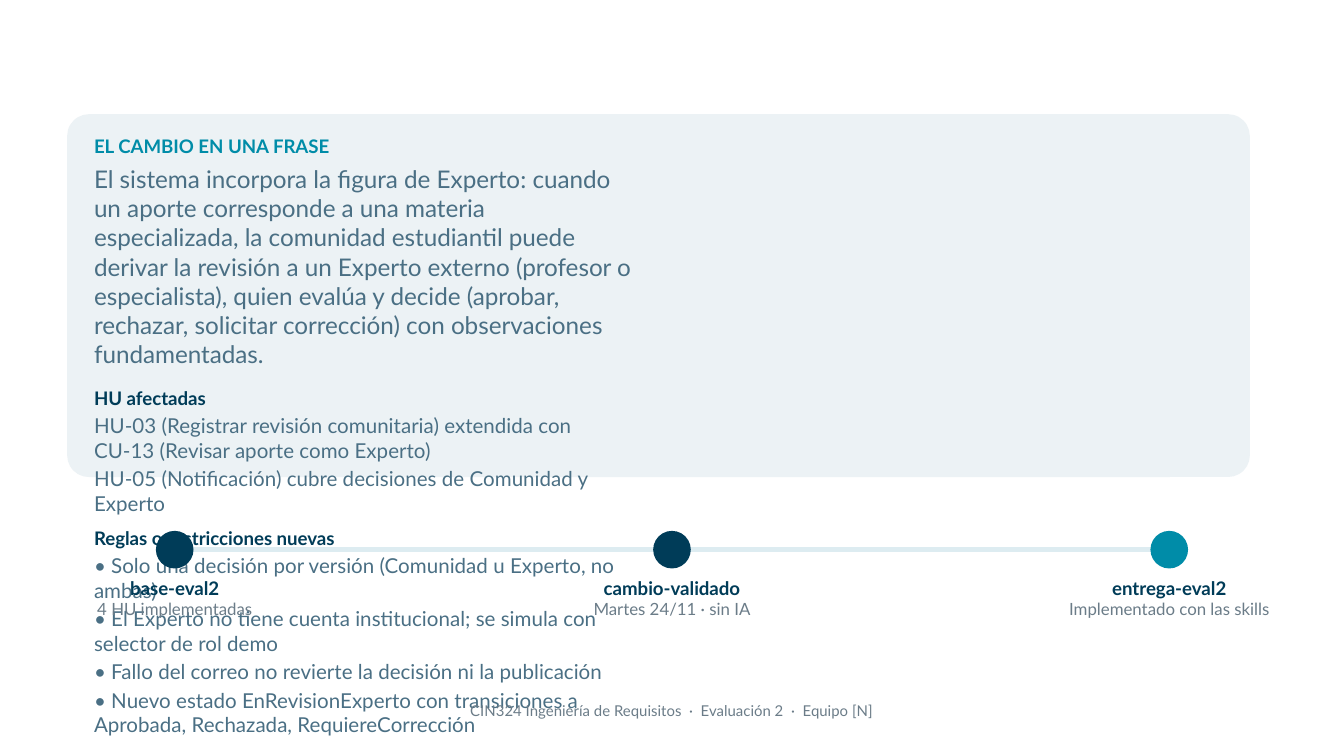
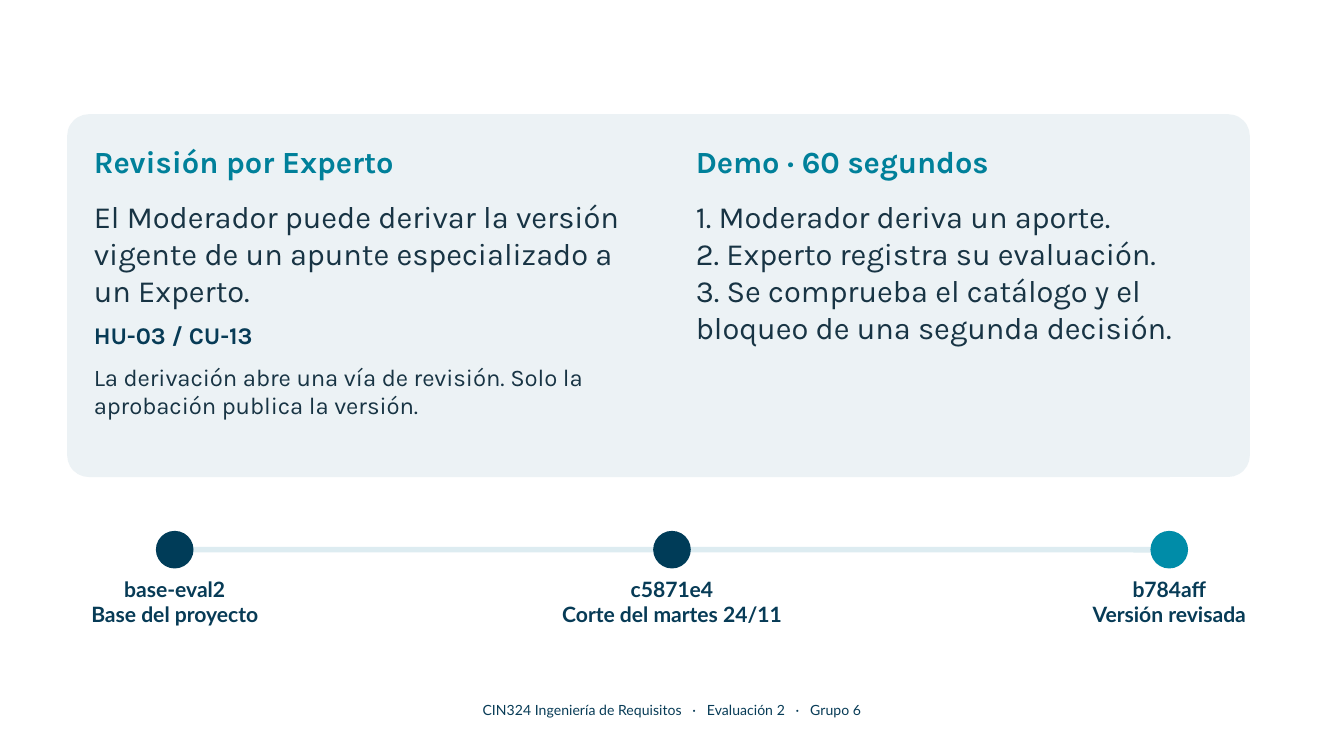
Before and after one commit to mapacheCorps/entrega, a slide deck: slide 2 of eval2/Presentacion_Evaluacion2_mapacheCorps.pptx (slide 3 before the commit). Drawn at 1344x756 pixels with LibreOffice and Linux fonts; fonts in the diff are those of the drawing; background and template pictures are left out. Boxes give left, top, right and bottom in pixels: in the first picture for what was removed or moved away, otherwise in the second. Text is boxed around its words. In the diff, an @@ line names an element or a change of style, - is before the commit and + after.

Commit message:
Cierra la entrega de Evaluación 2 y corrige la demo de Experto

```diff
--- a/eval2/Presentacion_Evaluacion2_mapacheCorps.pptx
+++ b/eval2/Presentacion_Evaluacion2_mapacheCorps.pptx
@@ text removed at <box>94,139,631,736</box> @@
-EL CAMBIO EN UNA FRASE
-El sistema incorpora la figura de Experto: cuando un aporte corresponde a una materia especializada, la comunidad estudiantil puede derivar la revisión a un Experto externo (profesor o especialista), quien evalúa y decide (aprobar, rechazar, solicitar corrección) con observaciones fundamentadas.
-HU afectadas
-HU-03 (Registrar revisión comunitaria) extendida con CU-13 (Revisar aporte como Experto)
-HU-05 (Notificación) cubre decisiones de Comunidad y Experto
-Reglas o restricciones nuevas
-• Solo una decisión por versión (Comunidad u Experto, no ambas)
-• El Experto no tiene cuenta institucional; se simula con selector de rol demo
-• Fallo del correo no revierte la decisión ni la publicación
-• Nuevo estado EnRevisionExperto con transiciones a Aprobada, Rechazada, RequiereCorrección
@@ text added at <box>94,149,394,181</box>, 16.5 pt, text #00809A, bold @@
+Revisión por Experto
@@ text added at <box>696,152,989,181</box>, 16.5 pt, text #00809A, bold @@
+Demo · 60 segundos
@@ text added at <box>94,204,619,309</box>, 16.5 pt, text #183444 @@
+El Moderador puede derivar la versión vigente de un apunte especializado a un Experto.
@@ text added at <box>696,207,1172,346</box>, 16.5 pt, text #183444 @@
+1. Moderador deriva un aporte.
+2. Experto registra su evaluación.
+3. Se comprueba el catálogo y el bloqueo de una segunda decisión.
@@ text added at <box>94,328,253,345</box>, 12.8 pt, text #073B56, bold @@
+HU-03 / CU-13
@@ text added at <box>94,368,583,420</box>, 12.8 pt, text #183444 @@
+La derivación abre una vía de revisión. Solo la aprobación publica la versión.
@@ text at <box>124,581,225,597</box>: size 10 to 11.2 pt, text colour #003C58 to #073B56 in "base-eval2" @@
@@ text at <box>562,581,782,623</box>: text changed; size 9 to 11.2 pt; text colour #6B7C88 to #073B56; bold on @@
-cambio-validado
-Martes 24/11 · sin IA
+c5871e4
+Corte del martes 24/11
@@ text at <box>1093,581,1246,622</box>: text changed; size 9 to 11.2 pt; text colour #6B7C88 to #073B56; bold on @@
-entrega-eval2
-Implementado con las skills
+b784aff
+Versión revisada
@@ text at <box>91,606,258,626</box>: text changed; size 9 to 11.2 pt; text colour #6B7C88 to #073B56; bold on @@
-4 HU implementadas
+Base del proyecto
@@ text at <box>483,704,861,718</box>: text changed; size 8 to 7.5 pt; text colour #6B7C88 to #073B56 @@
-CIN324 Ingeniería de Requisitos · Evaluación 2 · Equipo [N]
+CIN324 Ingeniería de Requisitos · Evaluación 2 · Grupo 6
```
Also in this commit, not shown: 4 other slides changed, 11 slides added, 10 slides removed, 40 other files.
